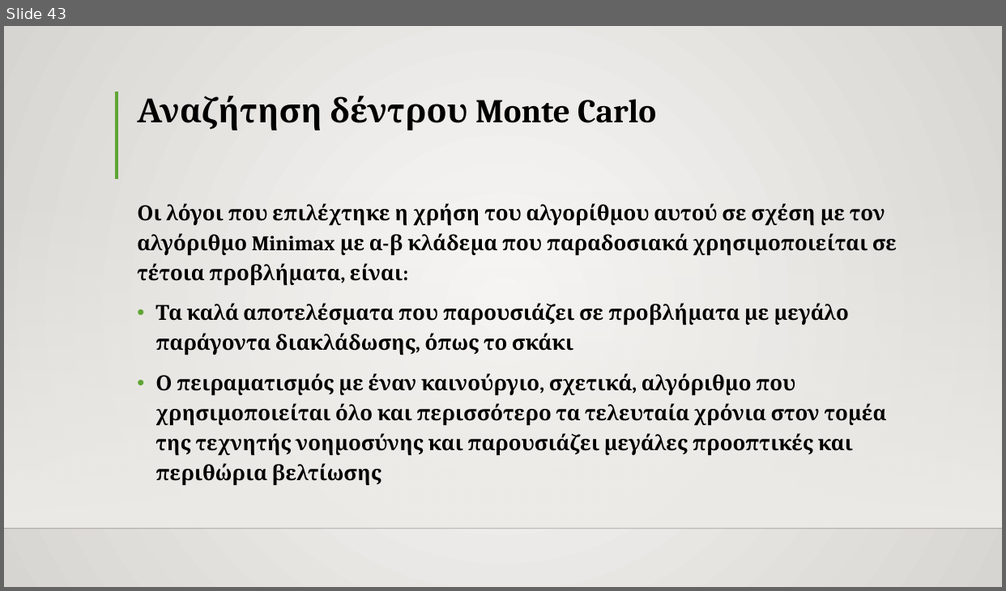
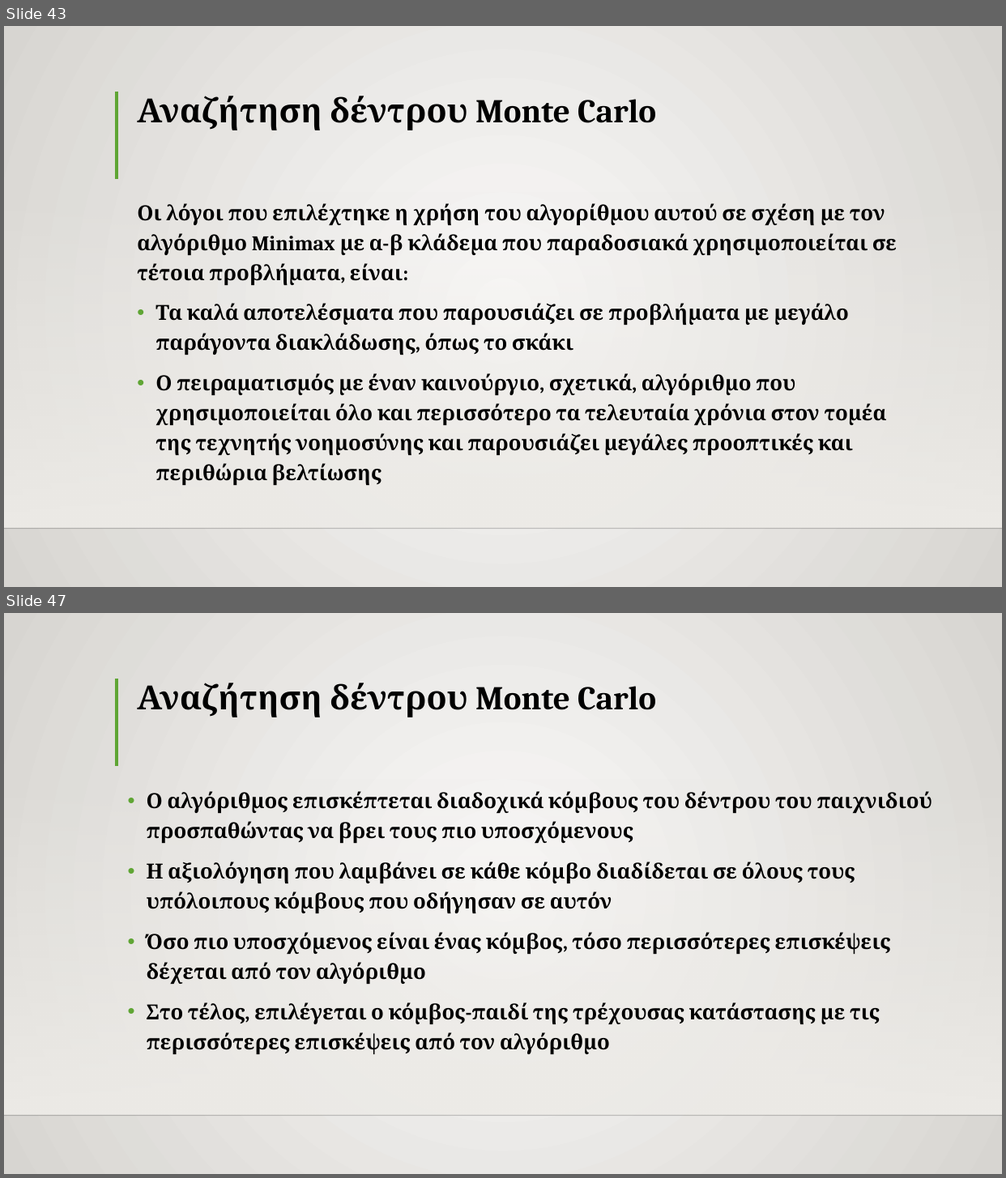
Before and after one commit to TheRazorace/Python-Chess-Engine, a slide deck: ΑΝΑΠΤΥΞΗ ΣΚΑΚΙΣΤΙΚΗΣ ΜΗΧΑΝΗΣ.pptx. Shown one above the other, each under a label of ours: slide 43 before the commit, slides 43 and 47 after it; the slides between them are not shown. The pictures are 1006x591 and 1006x1178 pixels, drawn with LibreOffice and Linux fonts; fonts in the diff are those of the drawing; background and template pictures are left out. Boxes give left, top, right and bottom in pixels: in the first picture for what was removed or moved away, otherwise in the second. Text is boxed around its words. In the diff, an @@ line names an element or a change of style, - is before the commit and + after.

```diff
--- a/ΑΝΑΠΤΥΞΗ ΣΚΑΚΙΣΤΙΚΗΣ ΜΗΧΑΝΗΣ.pptx
+++ b/ΑΝΑΠΤΥΞΗ ΣΚΑΚΙΣΤΙΚΗΣ ΜΗΧΑΝΗΣ.pptx
@@ slide 47 added at [4,613,1002,1174], background gradient #FAFAF9 to #D7D5D2; not listed: 3 template elements that a slide beside it also shows @@
@@ title added at [137,683,656,717], 32 pt, text #000000, bold @@
+Αναζήτηση δέντρου Monte Carlo
@@ text added at [147,791,931,1054], 20 pt, text #000000, bold @@
+• Ο αλγόριθμος επισκέπτεται διαδοχικά κόμβους του δέντρου του παιχνιδιού προσπαθώντας να βρει τους πιο υποσχόμενους
+• Η αξιολόγηση που λαμβάνει σε κάθε κόμβο διαδίδεται σε όλους τους υπόλοιπους κόμβους που οδήγησαν σε αυτόν
+• Όσο πιο υποσχόμενος είναι ένας κόμβος, τόσο περισσότερες επισκέψεις δέχεται από τον αλγόριθμο
+• Στο τέλος, επιλέγεται ο κόμβος-παιδί της τρέχουσας κατάστασης με τις περισσότερες επισκέψεις από τον αλγόριθμο
```
Also in this commit, not shown: 41 other slides added, 1 other file.
